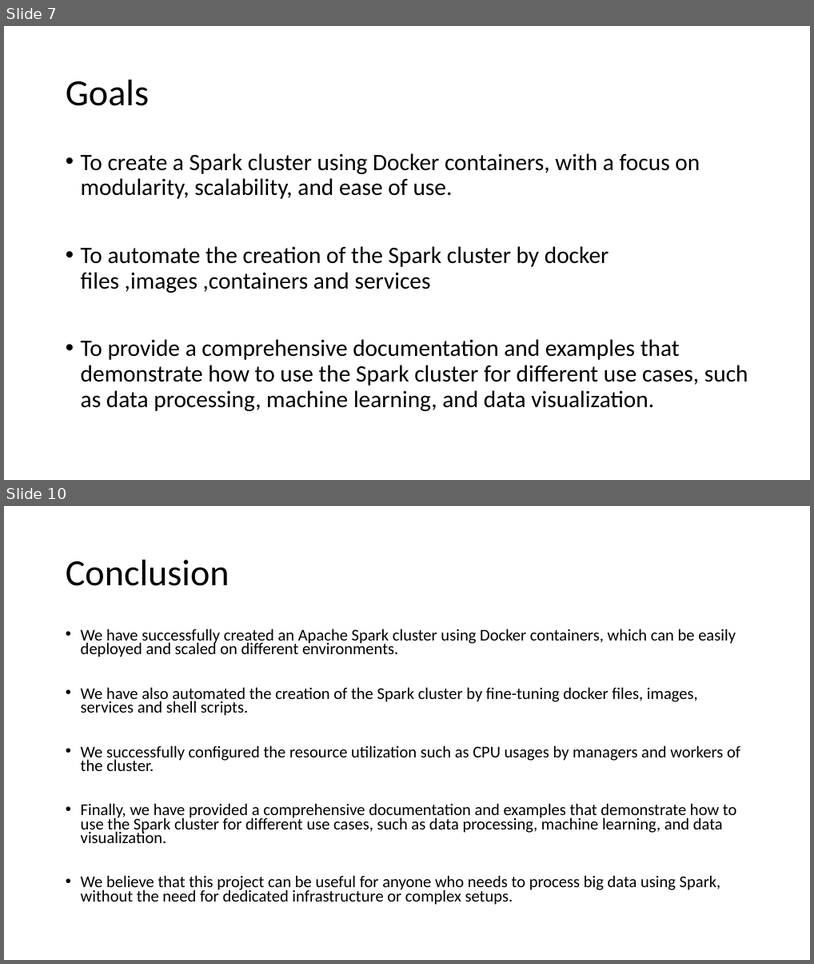
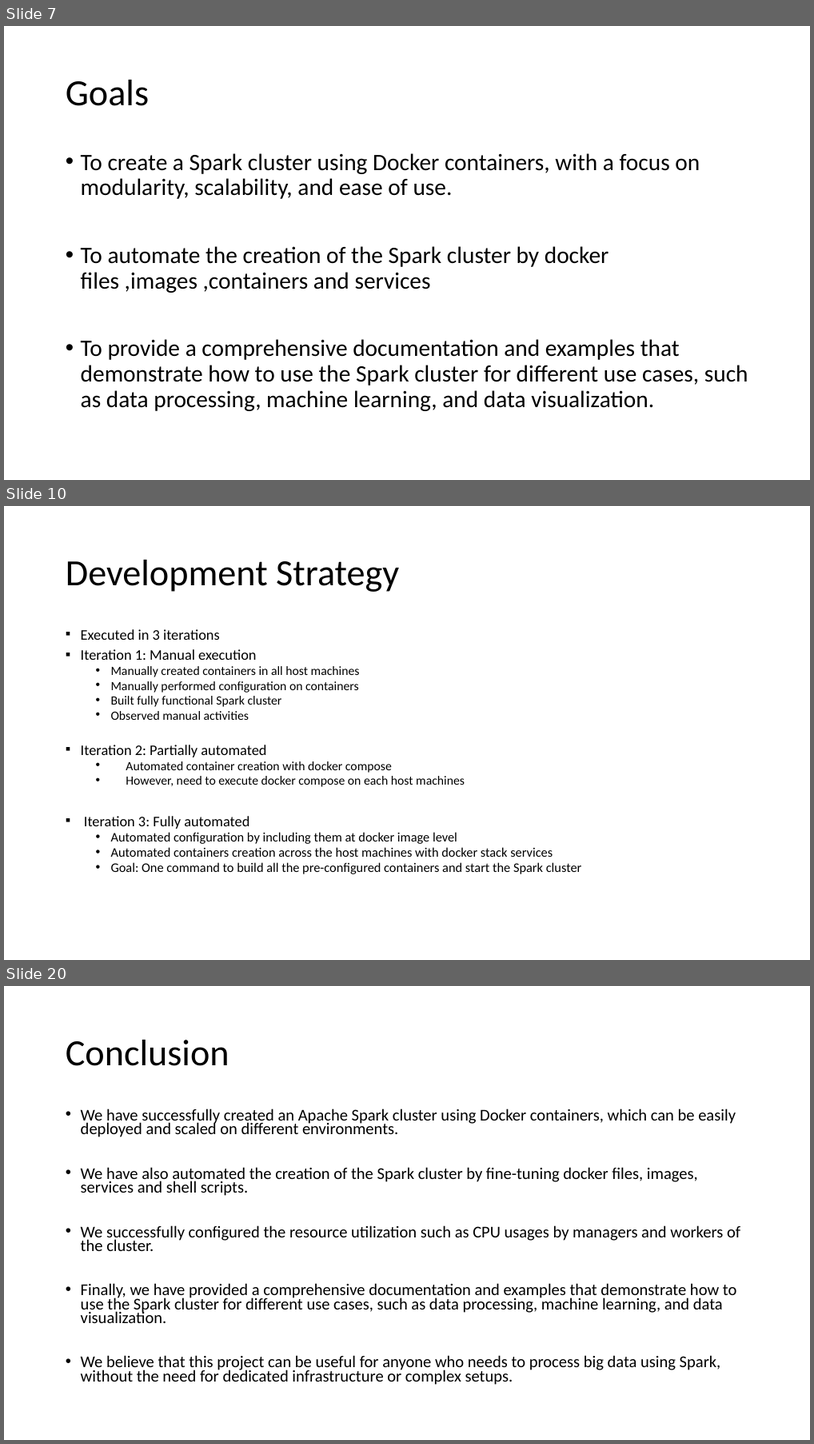
Before and after one commit to gprasad09/Apache-Spark-Cluster-Project, a slide deck: misc/ProjectReports-In progress/TermProject.pptx. Shown one above the other, each under a label of ours: slides 7 and 10 before the commit, slides 7, 10 and 20 after it; the slides between them are not shown. The pictures are 814x964 and 814x1444 pixels, drawn with LibreOffice and Linux fonts; fonts in the diff are those of the drawing. Boxes give left, top, right and bottom in pixels: in the first picture for what was removed or moved away, otherwise in the second. Text is boxed around its words. In the diff, an @@ line names an element or a change of style, - is before the commit and + after.

```diff
--- a/misc/ProjectReports-In progress/TermProject.pptx
+++ b/misc/ProjectReports-In progress/TermProject.pptx
@@ slide 10 added at <box>4,506,810,960</box>, background #FFFFFF @@
@@ title added at <box>66,560,399,592</box>, 44 pt, text #000000 @@
+Development Strategy
@@ text added at <box>81,629,582,874</box>, 15 pt, text #000000 @@
+▪ Executed in 3 iterations
+▪ Iteration 1: Manual execution
+  • Manually created containers in all host machines
+  • Manually performed configuration on containers
+  • Built fully functional Spark cluster
+  • Observed manual activities
+▪ Iteration 2: Partially automated
+  • Automated container creation with docker compose
+  • However, need to execute docker compose on each host machines
+▪ Iteration 3: Fully automated
+  • Automated configuration by including them at docker image level
+  • Automated containers creation across the host machines with docker stack services
+  • Goal: One command to build all the pre-configured containers and start the Spark cluster
@@ what was slide 10 is now slide 20 @@
```
Also in this commit, not shown: 2 slides changed, 10 other slides added, 1 slide removed.
